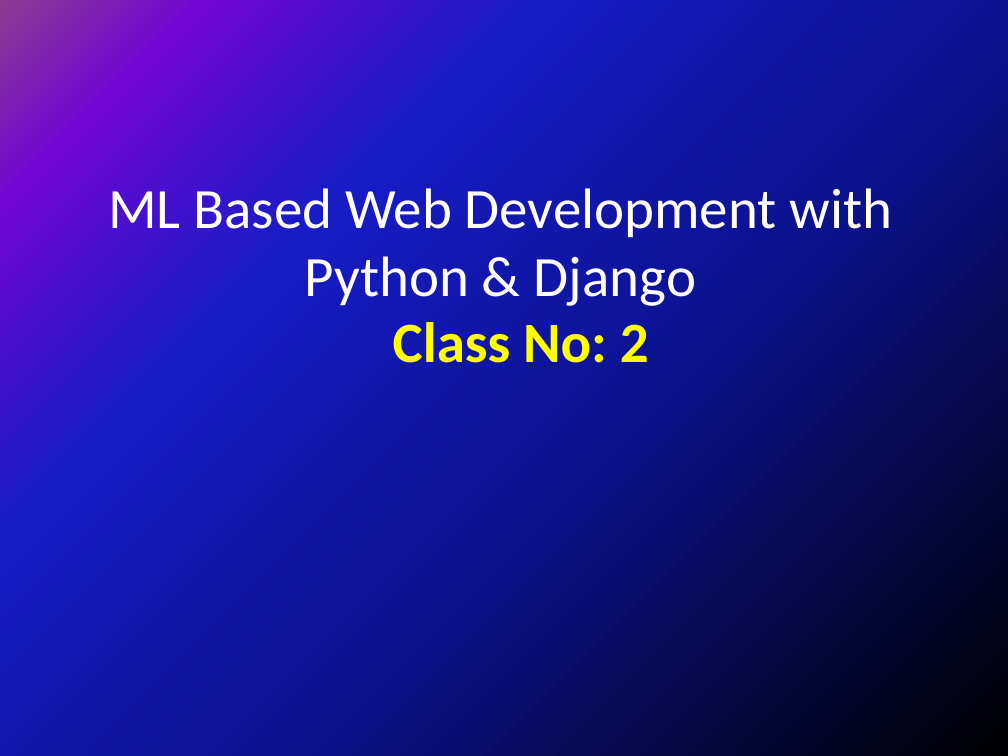
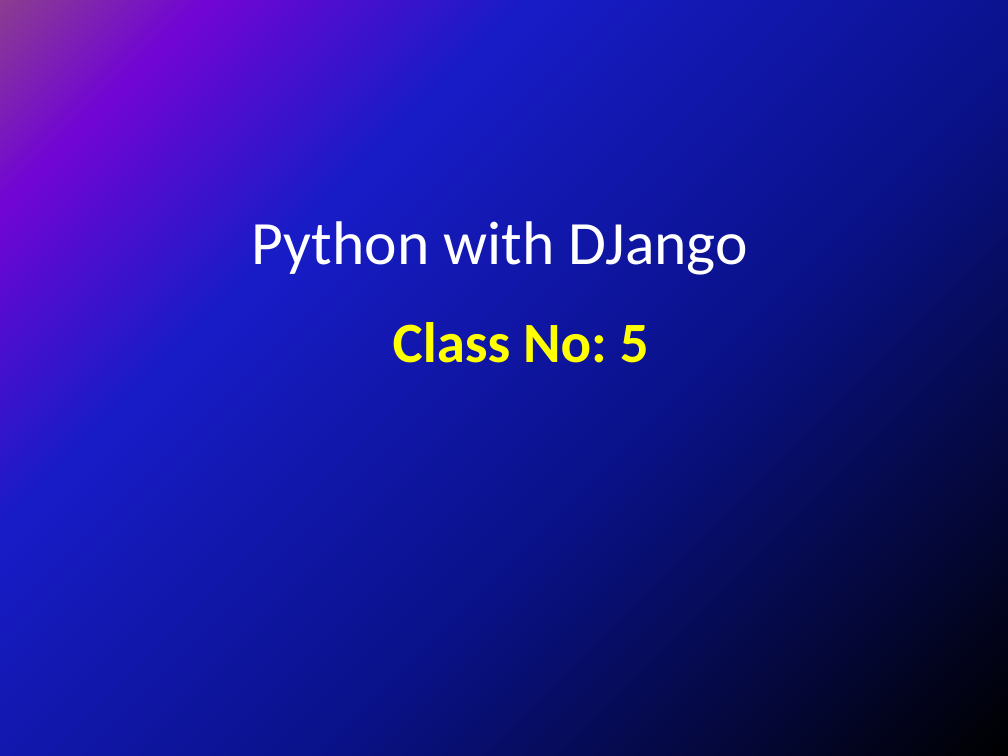
Before and after one commit to Salman13201016/ml_django_august, a slide deck: slide 1 of 2.pptx. Drawn at 1008x756 pixels with LibreOffice and Linux fonts; fonts in the diff are those of the drawing. Boxes give left, top, right and bottom in pixels: in the first picture for what was removed or moved away, otherwise in the second. Text is boxed around its words. In the diff, an @@ line names an element or a change of style, - is before the commit and + after.

```diff
--- a/2.pptx
+++ b/2.pptx
@@ text at (252, 221, 748, 275): text changed; size 40.7 to 44 pt @@
-ML Based Web Development with Python & Django
+Python with DJango
@@ text at (393, 322, 649, 363): text changed @@
-Class No: 2
+Class No: 5
```
Also in this commit, not shown: 3 other files.
